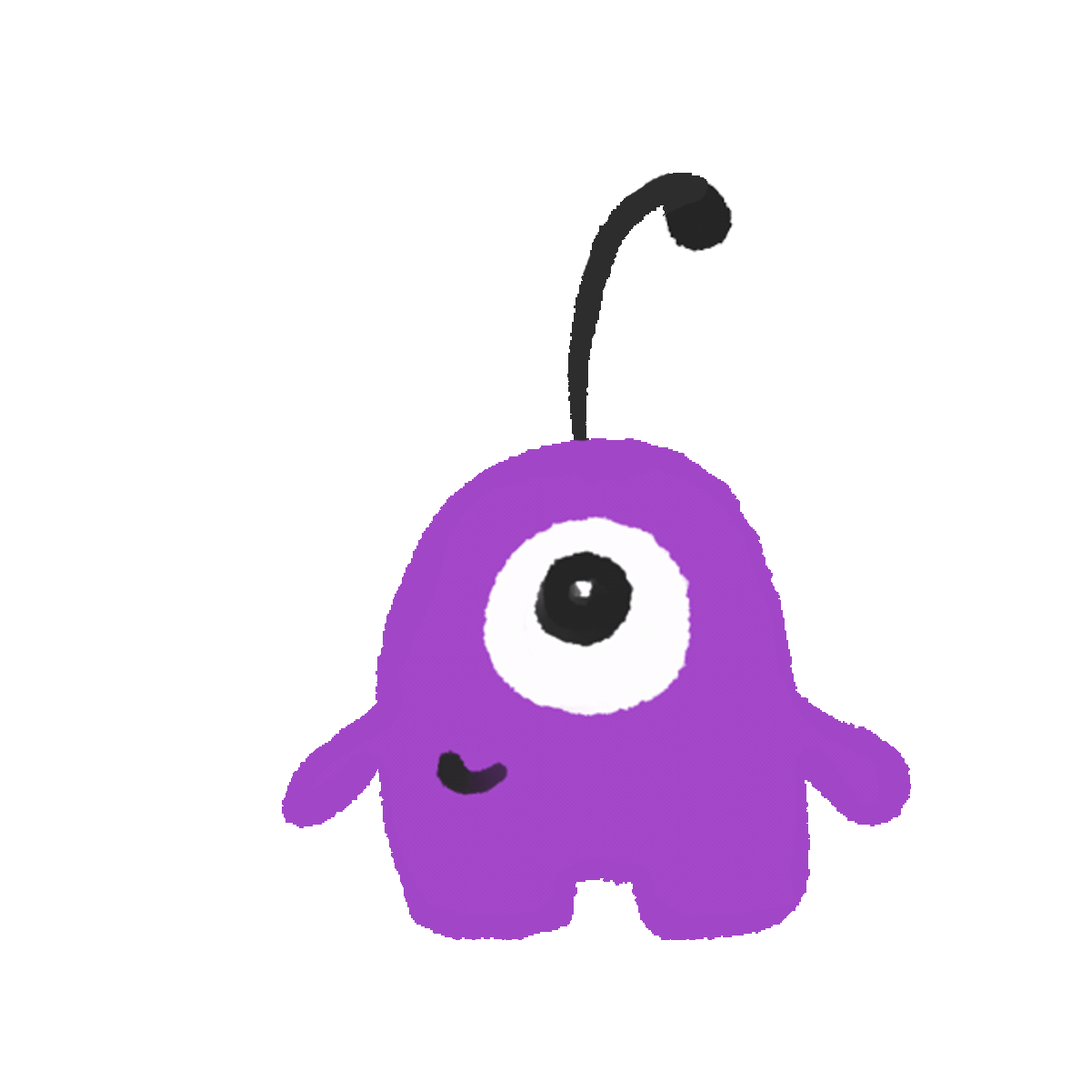
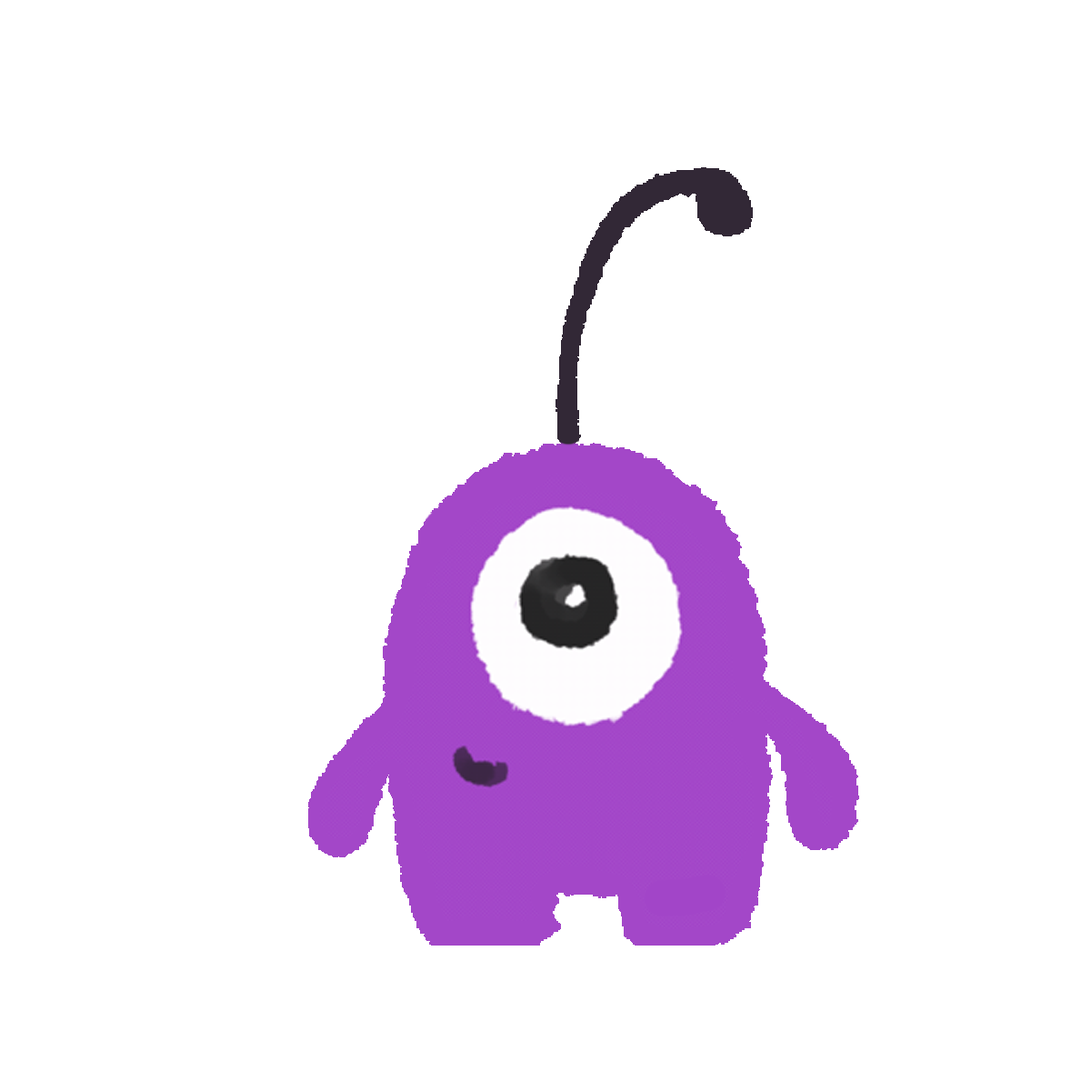
Comparing the layer stacks of the two 1091x1091 images. Changes:
showed "Layer 6" over [308, 167, 860, 946]
hid "Layer 5" over [281, 172, 912, 941]
